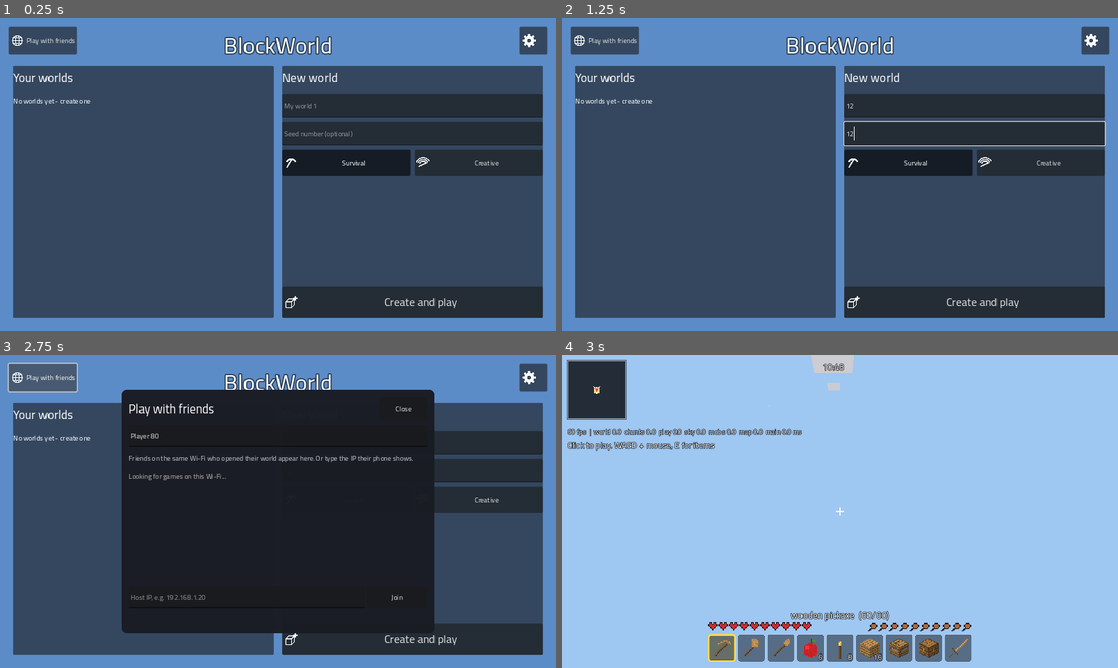
Above: before the commit, frames 1-4 (two rows, left to right).
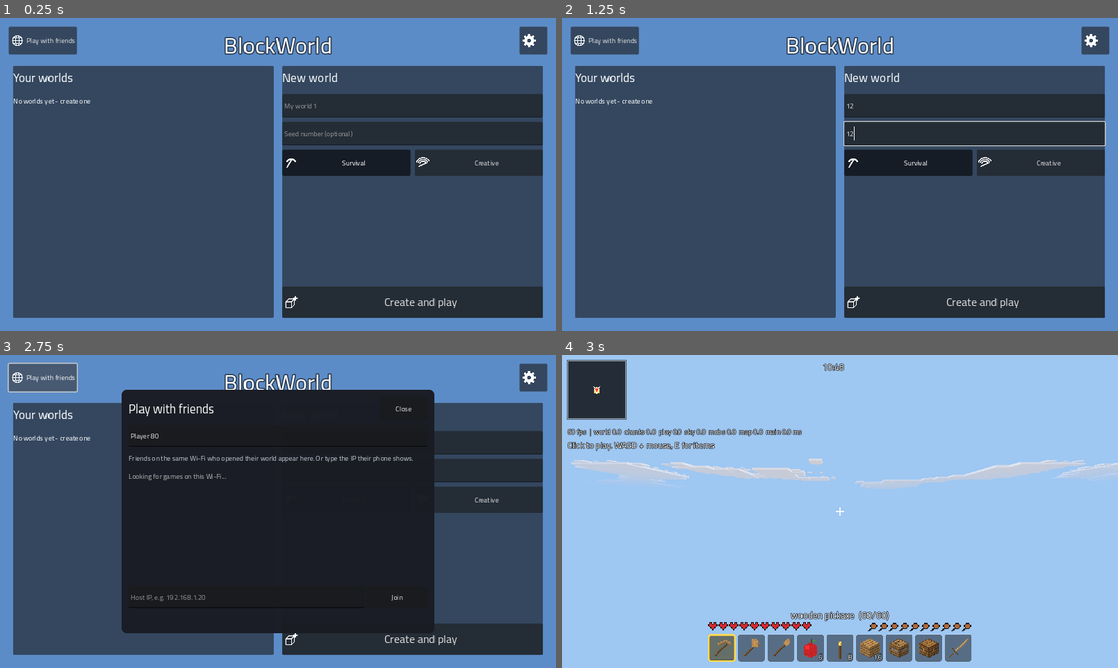
Above: after the commit, the same moments.

Repository: hishamnasrallah/Minecraft
Game: Godot game, scene res://scenes/menu.tscn
The game is run twice, just before and just after one commit, with the same random seed, the same clock (stepped at 60 frames per second) and the same inputs.
Inputs (mouse positions are in pixels of both pictures, inside the frame that each line leads up to):
- Up to frame 1 (0.25 s): no input
- Up to frame 2 (1.25 s): click (973, 105) at 0.52 s; type "12" at 0.6 s; click (973, 133) at 0.75 s; type "12" at 0.83 s
- Up to frame 3 (2.75 s): click "Play with friends" at 1.25 s; click "Play with friends" at 2 s
- Up to frame 4 (3 s): click "Create and play" at 2.75 s

Frames 1-3 are identical in both runs. In frame 4, 3.1% of the frame differs, in the area x 1-100%, y 0-43%.

Commit message:
A world that looks huge: far land, longer views, continents and mountains
- Far land: beyond the loaded chunks a light sheet of the world's shape is
  drawn from the generator's heights alone (seas, beaches, grass and
  forest, bare rock and snow up high), every 8 blocks out to 512 blocks by
  default (0-1024 in settings). Built on a worker thread from a private
  copy of the generator, the mesh made on the main thread, rebuilt every
  two chunks you move; cut out where the real chunks are and sitting a
  little lower so real ground always wins. Fog and the camera's far plane
  follow it. Off in safe mode.
- View distance slider goes to 12 chunks.
- Terrain generator 2 for new worlds: continents and seas down to ~45
  below the water line, mountain ranges up to ~100 above it; saved as
  "gen" and sent to friends; old saves keep generator 1, which still
  matches the Python version exactly. New worlds start on dry land.
- Tests: generator 2 has deep seas, tall mountains and a dry spawn.
  A 4000-frame flight: memory flat at ~165 MB.

Co-Authored-By: Claude Opus 5.5 <noreply@anthropic.com>
Claude-Session: https://claude.ai/code/session_016rzuTQKFoJD2sscWN2nTLT

Diff:
--- a/godot/data/i18n.json
+++ b/godot/data/i18n.json
@@ -711,6 +711,18 @@
   "seconds": {
    "en": "%s s",
    "ar": "%s ث"
+  },
+  "far_distance": {
+   "en": "Far land",
+   "ar": "الأرض البعيدة"
+  },
+  "off": {
+   "en": "off",
+   "ar": "مطفية"
+  },
+  "blocks_n": {
+   "en": "%s blocks",
+   "ar": "%s بلوك"
   },
   "cause_void": {
    "en": "You fell off the sky islands.",
--- a/godot/scripts/boot.gd
+++ b/godot/scripts/boot.gd
@@ -8,7 +8,7 @@
 const OK_AFTER := 15.0
 ## Bump with every release: a new version starts without the safe mode a crash of the old
 ## version switched on (the fix is probably in the new one).
-const BUILD := "2026-11-21i"
+const BUILD := "2026-11-22a"
 
 var crashed_last_time := false
 var last_stage := ""            # where the previous run stopped (shown if it crashed)
--- a/godot/scripts/chunk_manager.gd
+++ b/godot/scripts/chunk_manager.gd
@@ -369,6 +369,7 @@
 	_generating[key] = true
 	# everything the job needs is made here, on the main thread, and only the job uses it
 	var g := WorldData.new(world.seed, world.dimension)
+	g.gen = world.gen
 	var edits: Dictionary = world.changes.get(key, {}).duplicate(true)
 	if not edits.is_empty():
 		g.changes[key] = edits
--- /dev/null
+++ b/godot/scripts/far_terrain.gd
@@ -0,0 +1,139 @@
+class_name FarTerrain
+extends Node3D
+## The land beyond the loaded chunks: a light, low-detail sheet of the world's shape, worked
+## out from the terrain generator's heights alone (no blocks are generated for it). Mountains,
+## seas, snow and deserts on the horizon cost one small mesh, rebuilt in the background when
+## you move a chunk away. The real chunks cover its middle; it is cut out there.
+
+const STEP := 8                         # blocks between points
+const DROP := 1.5                       # sits a little lower, so the real ground always wins
+
+var world: WorldData
+var distance := 512                     # blocks from you to the edge (0 = off)
+var near_chunks := 6                    # the loaded square's half width in chunks (cut out)
+var _mesh_node: MeshInstance3D
+var _mat: StandardMaterial3D
+var _task := -1
+var _result = null
+var _lock := Mutex.new()
+var _built_for := []                    # [center, distance, near] of what is shown
+
+
+func _ready() -> void:
+	_mesh_node = MeshInstance3D.new()
+	_mesh_node.cast_shadow = GeometryInstance3D.SHADOW_CASTING_SETTING_OFF
+	_mat = StandardMaterial3D.new()
+	_mat.shading_mode = BaseMaterial3D.SHADING_MODE_UNSHADED
+	_mat.vertex_color_use_as_albedo = true
+	_mat.cull_mode = BaseMaterial3D.CULL_DISABLED
+	_mesh_node.material_override = _mat
+	add_child(_mesh_node)
+
+
+## Every frame: start a rebuild when you moved to another chunk, show it when it is ready.
+func update(player_pos: Vector3, light: float) -> void:
+	_mat.albedo_color = Color(light, light, light)
+	_lock.lock()
+	var done = _result
+	_result = null
+	_lock.unlock()
+	if done != null:
+		if _task != -1:
+			WorkerThreadPool.wait_for_task_completion(_task)
+			_task = -1
+		var mesh := ArrayMesh.new()                  # made here, on the main thread
+		if not (done[0] as PackedVector3Array).is_empty():
+			var arrays := []
+			arrays.resize(Mesh.ARRAY_MAX)
+			arrays[Mesh.ARRAY_VERTEX] = done[0]
+			arrays[Mesh.ARRAY_COLOR] = done[1]
+			mesh.add_surface_from_arrays(Mesh.PRIMITIVE_TRIANGLES, arrays)
+		_mesh_node.mesh = mesh
+		_built_for = done[2]
+	if distance <= 0 or world == null or world.dimension != "overworld":
+		_mesh_node.visible = false
+		return
+	_mesh_node.visible = true
+	var c := Vector2i(floori(player_pos.x + 0.5) >> 4, floori(player_pos.z + 0.5) >> 4)
+	var want := [c, distance, near_chunks]
+	if _task != -1 or want == _built_for:
+		return
+	if _built_for.size() == 3 and _built_for[1] == distance and _built_for[2] == near_chunks:
+		var was: Vector2i = _built_for[0]
+		if maxi(absi(c.x - was.x), absi(c.y - was.y)) < 2:
+			return                                   # it overlaps the real ground by two chunks
+	# a private copy of the generator, so the worker shares nothing with the game
+	var g := WorldData.new(world.seed, world.dimension)
+	g.gen = world.gen
+	_task = WorkerThreadPool.add_task(_build.bind(g, want))
+
+
+func _exit_tree() -> void:
+	if _task != -1:
+		WorkerThreadPool.wait_for_task_completion(_task)
+		_task = -1
+
+
+func _build(g: WorldData, want: Array) -> void:
+	var c: Vector2i = want[0]
+	var dist: int = want[1]
+	var near: int = want[2]
+	var cx := c.x * 16 + 8
+	var cz := c.y * 16 + 8
+	var n := dist / STEP
+	var size := n * 2 + 1
+	var heights := PackedFloat32Array()
+	var colors := PackedColorArray()
+	heights.resize(size * size)
+	colors.resize(size * size)
+	var water: int = g.WATER_LEVEL
+	var snow: int = g.SNOW_LINE
+	for iz in size:
+		for ix in size:
+			var x := cx + (ix - n) * STEP
+			var z := cz + (iz - n) * STEP
+			var cl := g._column_climate(x, z)
+			var h: int = cl[0]
+			var col: Color
+			if h < water:
+				col = Color(0.2, 0.36, 0.7).lerp(Color(0.1, 0.18, 0.45), clampf((water - h) / 30.0, 0.0, 1.0))
+			elif h >= snow:
+				col = Color(0.93, 0.95, 0.98)
+			elif cl[1] or h <= water + 1:
+				col = Color(0.85, 0.79, 0.55)                 # desert or beach sand
+			else:
+				var forest: float = cl[4]
+				col = Color(0.36, 0.6, 0.24).lerp(Color(0.18, 0.38, 0.14), clampf((forest - 0.35) * 2.5, 0.0, 1.0))
+				if h > snow - 12:
+					col = col.lerp(Color(0.5, 0.5, 0.5), 0.5)       # high up: bare rock shows through
+			heights[iz * size + ix] = maxf(h, water) + 0.5 - DROP
+			colors[iz * size + ix] = col
+	# a sheet of quads, skipping the middle where the real chunks are
+	var cut := maxi(near - 2, 1) * 16 + 8
+	var verts := PackedVector3Array()
+	var cols := PackedColorArray()
+	for iz in size - 1:
+		for ix in size - 1:
+			var x0 := (ix - n) * STEP
+			var z0 := (iz - n) * STEP
+			if absi(x0 + STEP / 2) < cut and absi(z0 + STEP / 2) < cut:
+				continue
+			var i00 := iz * size + ix
+			var h00 := heights[i00]
+			var h10 := heights[i00 + 1]
+			var h01 := heights[i00 + size]
+			var h11 := heights[i00 + size + 1]
+			# light from one side: slopes facing it are brighter, the others darker
+			var shade := clampf(1.0 + ((h00 - h10) + (h00 - h01)) * 0.035, 0.7, 1.15)
+			var col: Color = colors[i00] * shade
+			col.a = 1.0
+			var p00 := Vector3(cx + x0, h00, cz + z0)
+			var p10 := Vector3(cx + x0 + STEP, h10, cz + z0)
+			var p01 := Vector3(cx + x0, h01, cz + z0 + STEP)
+			var p11 := Vector3(cx + x0 + STEP, h11, cz + z0 + STEP)
+			for v in [p00, p10, p11, p00, p11, p01]:
+				verts.append(v)
+				cols.append(col)
+	_lock.lock()
+	_result = [verts, cols, want]
+	_lock.unlock()
--- a/godot/scripts/main.gd
+++ b/godot/scripts/main.gd
@@ -78,6 +78,7 @@
 	if not remote.is_empty():
 		# a friend's world: the seed plus everything they built; the rest is generated here
 		world = WorldData.new(int(remote["seed"]))
+		world.gen = int(remote.get("gen", 1))
 		world.changes = remote["changes"]
 		world.containers = remote["containers"]
 		world.time_of_day = float(remote["time"])
@@ -97,6 +98,7 @@
 		world.player_data["base_seed"] = base
 	if world == null:
 		world = WorldData.new(int(fresh.get("seed", -1)))
+		world.gen = 2                                 # new worlds: continents, seas and mountain ranges
 		if fresh.get("creative", false):
 			world.player_data["mode"] = "creative"
 	Session.new_options = {}
@@ -169,6 +171,10 @@
 	carts = Carts.new()
 	carts.world = world
 	add_child(carts)
+	far_land = FarTerrain.new()
+	far_land.world = world
+	far_land.distance = 0 if Boot.safe_mode else int(I18n.settings.get("far_distance", 512))
+	add_child(far_land)
 	carts.load_data(world.player_data.get("carts", []))
 
 	Boot.stage("player")
@@ -250,7 +256,7 @@
 			await get_tree().create_timer(3.0).timeout
 			get_tree().change_scene_to_file("res://scenes/menu.tscn"))
 	Net.get_world_data = func() -> Dictionary:
-		return {"seed": world.seed, "changes": world.changes, "containers": world.containers,
+		return {"seed": world.seed, "gen": world.gen, "changes": world.changes, "containers": world.containers,
 			"time": world.time_of_day, "weather": weather.kind, "creative": creative,
 			"spawn": [player.position.x + 3.0, player.position.y + 0.5, player.position.z]}   # next to the host
 	weather.column_top = func(x: int, z: int) -> int:
@@ -344,6 +350,7 @@
 	settings.touch_buttons_changed.connect(func(on): touch.set_classic(on))
 	settings.tutorial_pressed.connect(func(): close_settings(); start_tutorial())
 	settings.view_distance_changed.connect(func(v): chunks.render_distance = v; chunks.update_center(player.position, true))
+	settings.far_distance_changed.connect(func(v): far_land.distance = v)
 	settings.language_picked.connect(func(code):
 		save_game()
 		I18n.set_language(code)
@@ -1714,6 +1721,7 @@
 # ---------------------------------------------------------------- carts and tracks
 const CART := 140
 var carts: Carts
+var far_land: FarTerrain
 var _riding = null                   # the cart you sit in
 
 
@@ -2520,8 +2528,12 @@
 	env.background_color = sky_color
 	env.fog_light_color = sky_color
 	var reach_m := chunks.render_distance * 16.0
-	env.fog_depth_begin = reach_m * 0.68
-	env.fog_depth_end = reach_m * 0.98
+	var far_m: float = maxf(reach_m, float(far_land.distance))
+	env.fog_depth_begin = reach_m * (0.85 if far_land.distance > 0 else 0.68)
+	env.fog_depth_end = far_m * 0.98
+	player.camera.far = maxf(400.0, far_m + 64.0)
+	far_land.near_chunks = chunks.render_distance
+	far_land.update(player.position, shown_light)
 	weather.update(delta, player.position, 0.16 + 0.84 * day)
 	daylight = (0.16 + 0.84 * day) * (1.0 - weather.sky_dim())
 	var tint := Vector3(0.72, 0.8, 1.0).lerp(Vector3.ONE, day).lerp(Vector3(1.0, 0.78, 0.6), dusk * 0.5)
@@ -3401,6 +3413,13 @@
 			var again := WorldData.load_from(SAVE_PATH)
 			print("CART saved: ", again.player_data.get("carts", []).size())
 			get_tree().quit()
+	if "--highview" in OS.get_cmdline_user_args() and spawned and not _st.has("high"):
+		_st["high"] = true                              # testing: look over the land from high up
+		set_mode(true)
+		set_flying(true)
+		player.position.y += 80
+		player.pitch = -0.3
+		player.camera.rotation.x = player.pitch
 	if "--pettest" in OS.get_cmdline_user_args() and spawned and not _st.has("pet"):
 		_st["pet"] = true                               # testing: a tamed animal survives save and load
 		var a := Wildlife.Animal.new("woolly", player.position + Vector3(3, 0, 0))
--- a/godot/scripts/settings_screen.gd
+++ b/godot/scripts/settings_screen.gd
@@ -5,6 +5,7 @@
 signal closed
 signal language_picked(code: String)
 signal view_distance_changed(value: int)
+signal far_distance_changed(value: int)
 signal exit_pressed
 signal tutorial_pressed
 signal touch_buttons_changed(on: bool)
@@ -16,6 +17,7 @@
 var _panel: PanelContainer
 var _sens_label: Label
 var _dist_label: Label
+var _far_label: Label
 var _scroll: ScrollContainer
 var _box: VBoxContainer
 var _log_panel: PanelContainer
@@ -74,12 +76,24 @@
 	box.add_child(_dist_label)
 	var dist := HSlider.new()
 	dist.min_value = 2
-	dist.max_value = 8
+	dist.max_value = 12
 	dist.step = 1
 	dist.value = float(I18n.settings["view_distance"]) if int(I18n.settings["view_distance"]) > 0 else float(Main.default_view_distance())
 	dist.custom_minimum_size.y = 40
 	dist.value_changed.connect(func(v): I18n.settings["view_distance"] = int(v); _update_labels(); view_distance_changed.emit(int(v)))
 	box.add_child(dist)
+
+	# the far land: mountains and seas drawn lightly beyond the loaded chunks (0 = off)
+	_far_label = _caption("", "")
+	box.add_child(_far_label)
+	var far := HSlider.new()
+	far.min_value = 0
+	far.max_value = 1024
+	far.step = 128
+	far.value = float(I18n.settings.get("far_distance", 512))
+	far.custom_minimum_size.y = 40
+	far.value_changed.connect(func(v): I18n.settings["far_distance"] = int(v); _update_labels(); far_distance_changed.emit(int(v)))
+	box.add_child(far)
 
 	var sound_label := _caption(I18n.t("sound"), "")
 	box.add_child(sound_label)
@@ -242,6 +256,8 @@
 	_sens_label.text = "%s: %.1f" % [I18n.t("sensitivity"), float(I18n.settings["sensitivity"])]
 	var d := int(I18n.settings["view_distance"])
 	_dist_label.text = "%s: %d" % [I18n.t("view_distance"), d if d > 0 else Main.default_view_distance()]
+	var fd := int(I18n.settings.get("far_distance", 512))
+	_far_label.text = "%s: %s" % [I18n.t("far_distance"), I18n.t("off") if fd <= 0 else I18n.f("blocks_n", fd)]
 
 
 func _layout() -> void:
--- a/godot/scripts/world_data.gd
+++ b/godot/scripts/world_data.gd
@@ -61,6 +61,9 @@
 
 
 var dimension := "overworld"   # or "sky": floating islands (the second world)
+## Terrain generator version. 1: the original gentle land (old saves keep it, the Python
+## version matches it exactly). 2: new worlds: continents and deep seas, real mountain ranges.
+var gen := 1
 
 
 func _init(world_seed: int = -1, dim := "overworld") -> void:
@@ -236,6 +239,8 @@
 	var m := VNoise.fbm(x / 90.0, z / 90.0, seed + 7)
 	var mountains := m * m
 	var h := int(3 + hills * 12 + mountains * 22) + SURFACE_OFFSET
+	if gen >= 2:
+		h = _big_height(x, z, hills, mountains)
 	var desert := h > WATER_LEVEL + 1 and h < SNOW_LINE - 3 and VNoise.fbm(x / 140.0, z / 140.0, seed + 31, 2) > 0.6
 	var forest := VNoise.fbm(x / 60.0, z / 60.0, seed + 41, 2)
 	var tree := not desert and h > WATER_LEVEL and VNoise.hash2(x, z, seed + 777) < TREE_CHANCE * (0.6 + 1.6 * forest)
@@ -265,6 +270,19 @@
 	if patch < 0.4:
 		return "cherry"
 	return "oak"
+
+
+## Generator 2: wide continents and seas, and mountain ranges up to ~100 blocks high.
+func _big_height(x: int, z: int, hills: float, mountains: float) -> int:
+	var land := VNoise.fbm(x / 420.0, z / 420.0, seed + 101, 3)        # 0 deep sea .. 1 inland
+	var f := 3.0 + hills * 12.0 + mountains * 22.0 + SURFACE_OFFSET
+	if land < 0.42:
+		f -= (0.42 - land) / 0.42 * 46.0                              # the further out, the deeper
+	var ridge := VNoise.fbm(x / 230.0, z / 230.0, seed + 107, 3)
+	var peak := maxf(0.0, ridge - 0.5) * 2.0                          # 0 .. 1 where ranges rise
+	var inland := clampf((land - 0.45) / 0.15, 0.0, 1.0)
+	f += pow(peak, 1.6) * 110.0 * inland
+	return clampi(int(f), BEDROCK_TOP + 20, H - 45)
 
 
 func height_at(x: int, z: int) -> int:
@@ -714,7 +732,31 @@
 func spawn_point() -> Vector3:
 	if dimension == "sky":
 		return Vector3(0, top_y(0, 4) + 1.5, 4)          # on the main island, by the way home
+	if gen >= 2:
+		var land := _land_near_origin()               # the big seas can cover the middle of the map
+		return Vector3(land.x, top_y(land.x, land.y) + 1.5, land.y)
 	return Vector3(8, top_y(8, 8) + 1.5, 8)
+
+
+var _land := Vector2i(-99999, 0)
+
+
+## The nearest dry, not too steep land to the middle of the map (searched in growing rings).
+func _land_near_origin() -> Vector2i:
+	if _land.x != -99999:
+		return _land
+	_land = Vector2i(8, 8)
+	for r in range(0, 2000, 24):
+		var steps := maxi(1, r / 24 * 8)
+		for i in steps:
+			var a := TAU * i / steps
+			var x := 8 + int(cos(a) * r)
+			var z := 8 + int(sin(a) * r)
+			var h := height_at(x, z)
+			if h > WATER_LEVEL + 1 and h < SNOW_LINE and absi(height_at(x + 4, z) - h) < 3 and absi(height_at(x, z + 4) - h) < 3:
+				_land = Vector2i(x, z)
+				return _land
+	return _land
 
 
 # ---------------------------------------------------------------- the sky realm
@@ -906,7 +948,7 @@
 	for p in containers:
 		boxes.append([[p.x, p.y, p.z], containers[p]])
 	var data := {"player": player, "version": SAVE_VERSION, "seed": seed, "time_of_day": time_of_day,
-		"containers": boxes, "changes": edits, "dimension": dimension,
+		"containers": boxes, "changes": edits, "dimension": dimension, "gen": gen,
 		"settings": settings.keys().map(func(p): return [p.x, p.y, p.z, settings[p]])}
 	var f := FileAccess.open(path, FileAccess.WRITE)
 	f.store_string(JSON.stringify(data))
@@ -918,6 +960,7 @@
 		return null
 	var data := migrate(parsed)
 	var w := WorldData.new(int(data["seed"]), str(data.get("dimension", "overworld")))
+	w.gen = int(data.get("gen", 1))
 	w.time_of_day = float(data.get("time_of_day", 0.2))
 	w.player_data = data.get("player", {})
 	for c in data.get("containers", []):
--- a/godot/tests/test_deep_world.gd
+++ b/godot/tests/test_deep_world.gd
@@ -135,3 +135,25 @@
 	if w.get_block(floori(sp.x + 0.5), floori(sp.y + 0.6), floori(sp.z + 0.5)) != 0:
 		return "spawn must be in the open"
 	return ""
+
+
+## New worlds (generator 2): seas well below the water line, mountains far above it, and the
+## starting point on dry land.
+func test_new_worlds_have_seas_mountains_and_dry_spawn() -> String:
+	var w := WorldData.new(424242)
+	w.gen = 2
+	var lo := 999
+	var hi := 0
+	for i in 4000:
+		var h := w.height_at((i % 64) * 37 - 1200, (i / 64) * 37 - 1200)
+		lo = mini(lo, h)
+		hi = maxi(hi, h)
+	if lo > w.WATER_LEVEL - 15 or hi < w.WATER_LEVEL + 45:
+		return "heights %d..%d around water %d: want deep seas and tall mountains" % [lo, hi, w.WATER_LEVEL]
+	var sp := w.spawn_point()
+	if w.height_at(floori(sp.x), floori(sp.z)) <= w.WATER_LEVEL:
+		return "spawn should be on land"
+	var old := WorldData.new(424242)
+	if old.height_at(500, 500) != WorldData.new(424242).height_at(500, 500):
+		return "generator 1 must not change"
+	return ""
